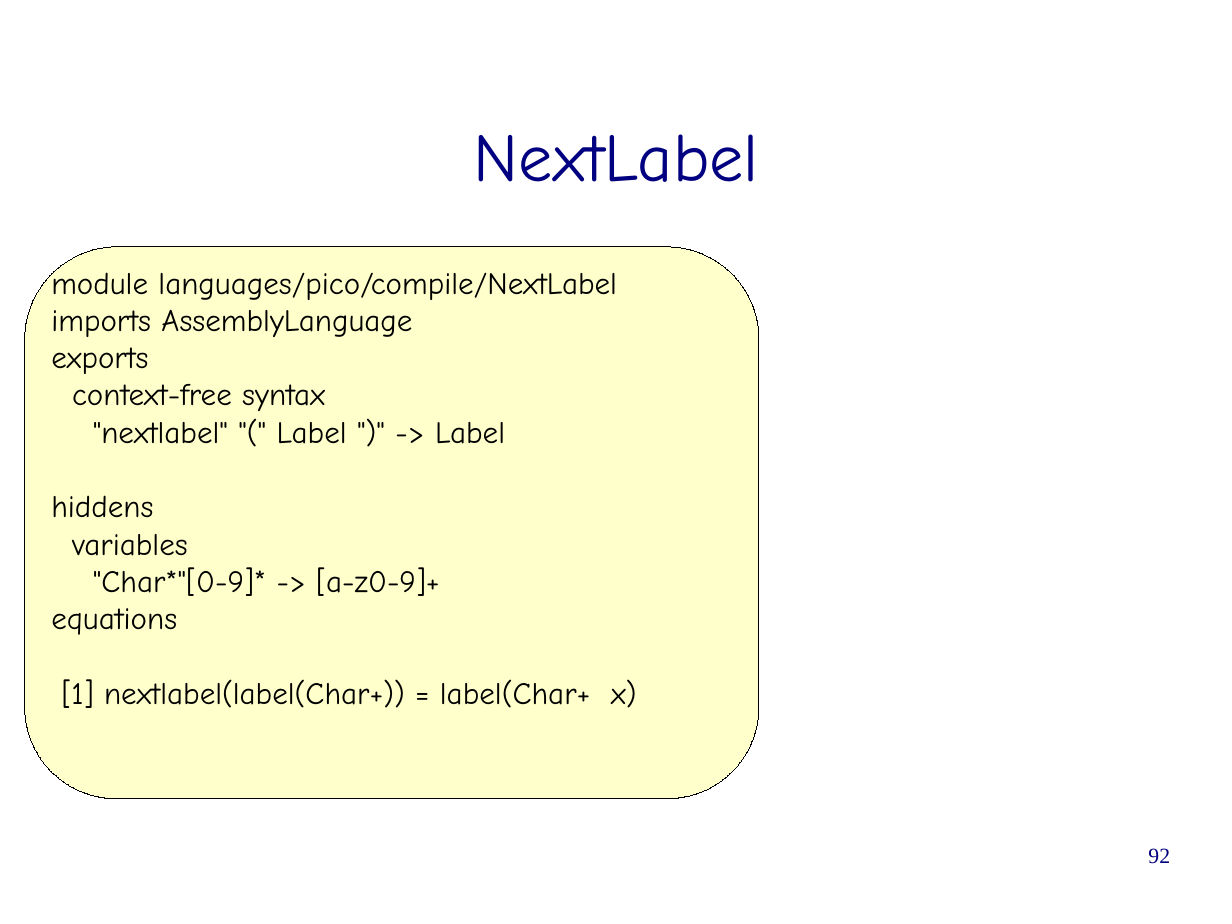
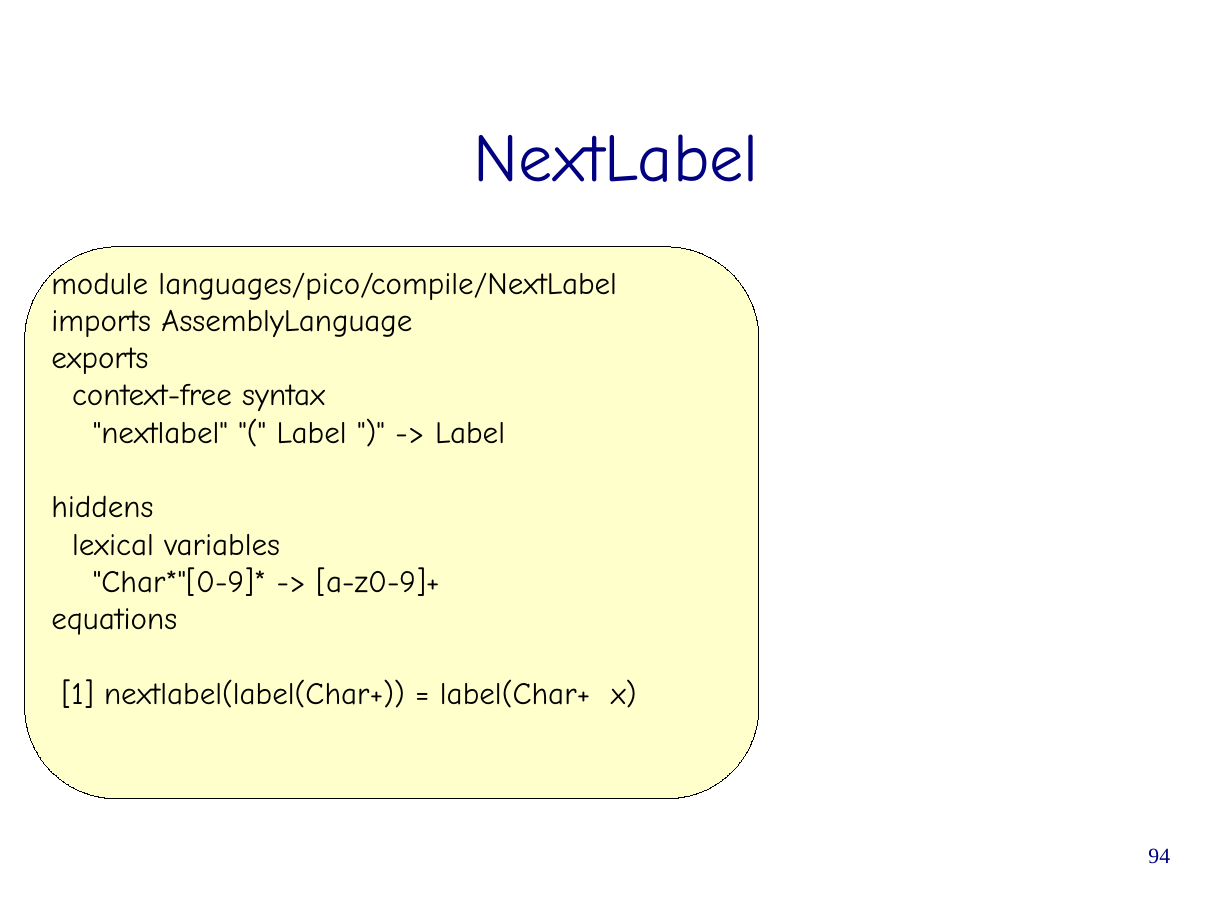
Before and after one commit to cwi-swat/meta-environment, a slide deck: slide 94 of meta-doc/extraction-transformation/6-asfsdf-intro/asfsdf-intro.odp (slide 92 before the commit). Drawn at 1232x924 pixels with LibreOffice and Linux fonts; fonts in the diff are those of the drawing; background and template pictures are left out. Boxes give left, top, right and bottom in pixels: in the first picture for what was removed or moved away, otherwise in the second. Text is boxed around its words. In the diff, an @@ line names an element or a change of style, - is before the commit and + after.

Commit message:
Fixed a number of typos and added slides on list matching and lexical constructor functions.

```diff
--- a/meta-doc/extraction-transformation/6-asfsdf-intro/asfsdf-intro.odp
+++ b/meta-doc/extraction-transformation/6-asfsdf-intro/asfsdf-intro.odp
@@ text at bbox=[72, 534, 280, 556]: text changed @@
-variables
+lexical variables
@@ page number at bbox=[1148, 848, 1170, 864]: text changed @@
-92
+94
```
Also in this commit, not shown: 9 other slides changed, 8 slides added.
